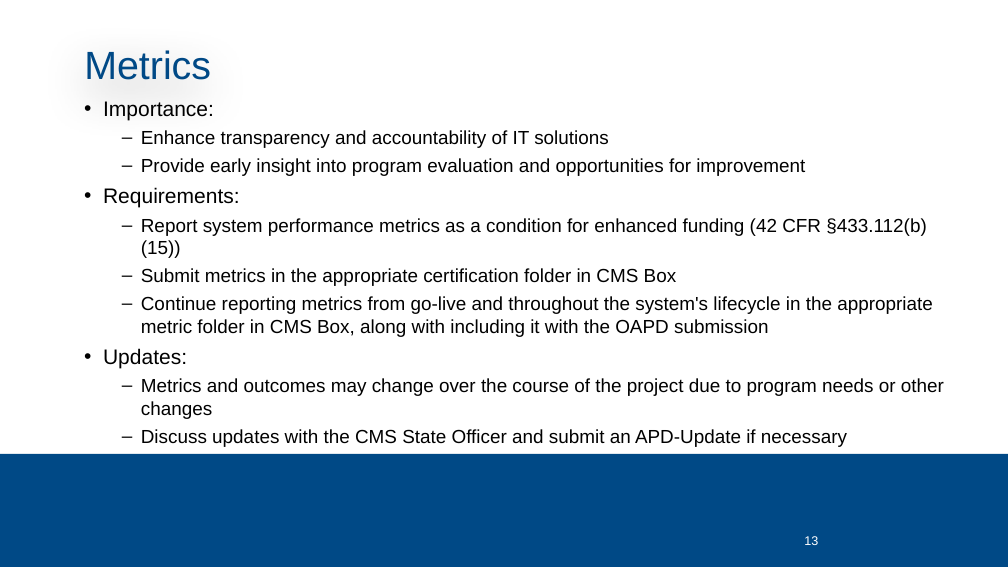
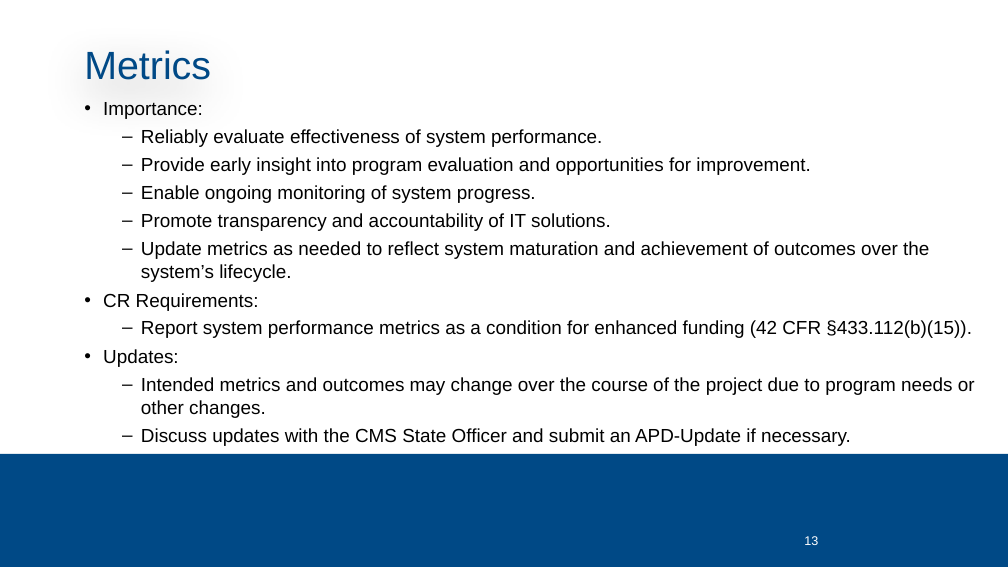
Before and after one commit to CMSgov/CMCS-DSG-DSS-Certification-Staging, a slide deck: slide 13 of SMC Kickoff Deck.pptx. Drawn at 1008x567 pixels with LibreOffice and Linux fonts; fonts in the diff are those of the drawing; background and template pictures are left out. Boxes give left, top, right and bottom in pixels: in the first picture for what was removed or moved away, otherwise in the second. Text is boxed around its words. In the diff, an @@ line names an element or a change of style, - is before the commit and + after.

```diff
--- a/SMC Kickoff Deck.pptx
+++ b/SMC Kickoff Deck.pptx
@@ text at [103, 102, 203, 367]: size 20 to 18 pt in "Importance:", "Updates:" @@
@@ text at [103, 129, 972, 338]: text changed @@
-  – Enhance transparency and accountability of IT solutions
-  – Provide early insight into program evaluation and opportunities for improvement
-• Requirements:
-  – Report system performance metrics as a condition for enhanced funding (42 CFR §433.112(b)(15))
-  – Submit metrics in the appropriate certification folder in CMS Box
-  – Continue reporting metrics from go-live and throughout the system's lifecycle in the appropriate metric folder in CMS Box, along with including it with the OAPD submission
+  – Reliably evaluate effectiveness of system performance.
+  – Provide early insight into program evaluation and opportunities for improvement.
+  – Enable ongoing monitoring of system progress.
+  – Promote transparency and accountability of IT solutions.
+  – Update metrics as needed to reflect system maturation and achievement of outcomes over the system’s lifecycle.
+• CR Requirements:
+  – Report system performance metrics as a condition for enhanced funding (42 CFR §433.112(b)(15)).
@@ text at [141, 377, 975, 446]: text changed @@
-  – Metrics and outcomes may change over the course of the project due to program needs or other changes
-  – Discuss updates with the CMS State Officer and submit an APD-Update if necessary
+  – Intended metrics and outcomes may change over the course of the project due to program needs or other changes.
+  – Discuss updates with the CMS State Officer and submit an APD-Update if necessary.
```
Also in this commit, not shown: 25 other slides changed, 2 slides added, 3 slides removed.
